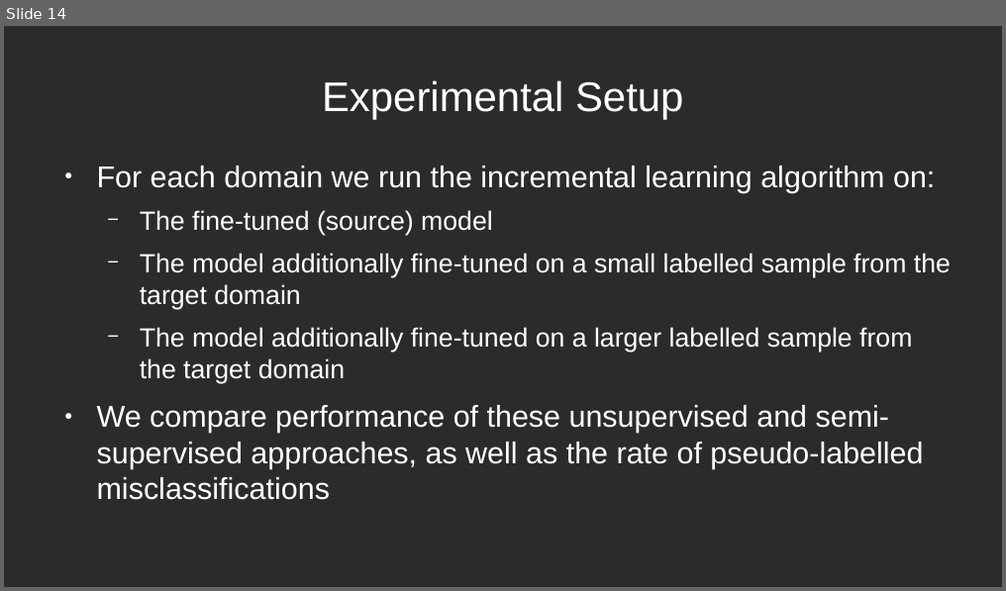
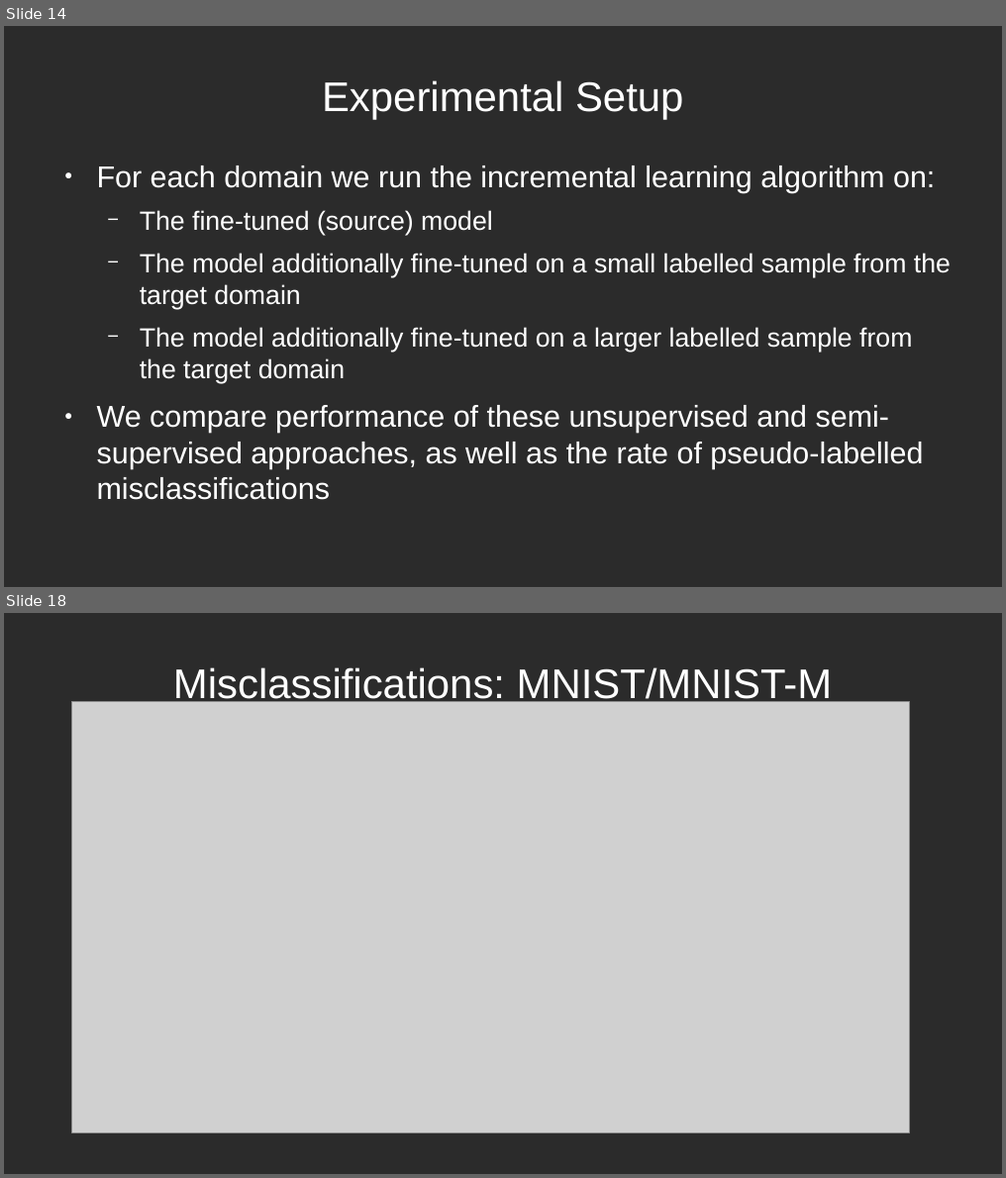
Before and after one commit to dimits-ts/deep_vision_domain_adaptation, a slide deck: presentation/presentation.odp. Shown one above the other, each under a label of ours: slide 14 before the commit, slides 14 and 18 after it; the slides between them are not shown. The pictures are 1006x591 and 1006x1178 pixels, drawn with LibreOffice and Linux fonts; fonts in the diff are those of the drawing; grey boxes stand for pictures; background and template pictures are left out; a plain dark background stands for a picture behind light text. Boxes give left, top, right and bottom in pixels: in the first picture for what was removed or moved away, otherwise in the second. Text is boxed around its words. In the diff, an @@ line names an element or a change of style, - is before the commit and + after.

```diff
--- a/presentation/presentation.odp
+++ b/presentation/presentation.odp
@@ slide 18 added at (4,613,1002,1174), background picture (left out) @@
@@ title added at (173,667,833,707), 33 pt, text #FFFFFF @@
+Misclassifications: MNIST/MNIST-M
@@ picture added at (72,702,910,1133) @@
```
Also in this commit, not shown: 3 slides changed, 7 other slides added, 1 slide removed.
